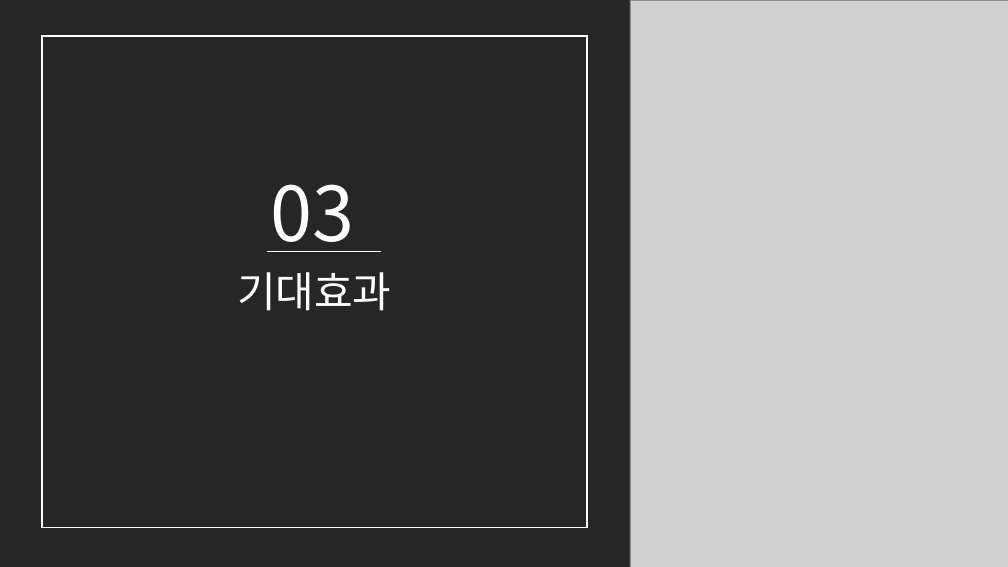
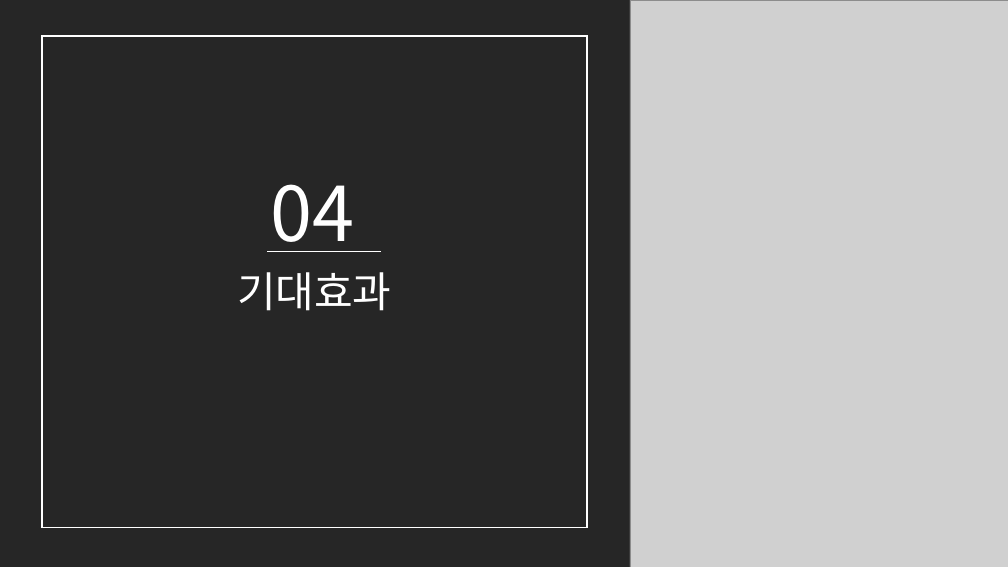
Before and after one commit to kyunakim/crawling-project, a slide deck: slide 24 of 청소년도박_PPT.pptx (slide 11 before the commit). Drawn at 1008x567 pixels with LibreOffice and Linux fonts; fonts in the diff are those of the drawing; grey boxes stand for pictures. Boxes give left, top, right and bottom in pixels: in the first picture for what was removed or moved away, otherwise in the second. Text is boxed around its words. In the diff, an @@ line names an element or a change of style, - is before the commit and + after.

```diff
--- a/청소년도박_PPT.pptx
+++ b/청소년도박_PPT.pptx
@@ text at (271, 184, 355, 252): text changed @@
-03
+04
```
Also in this commit, not shown: 7 other slides changed, 14 slides added, 2 slides removed.
